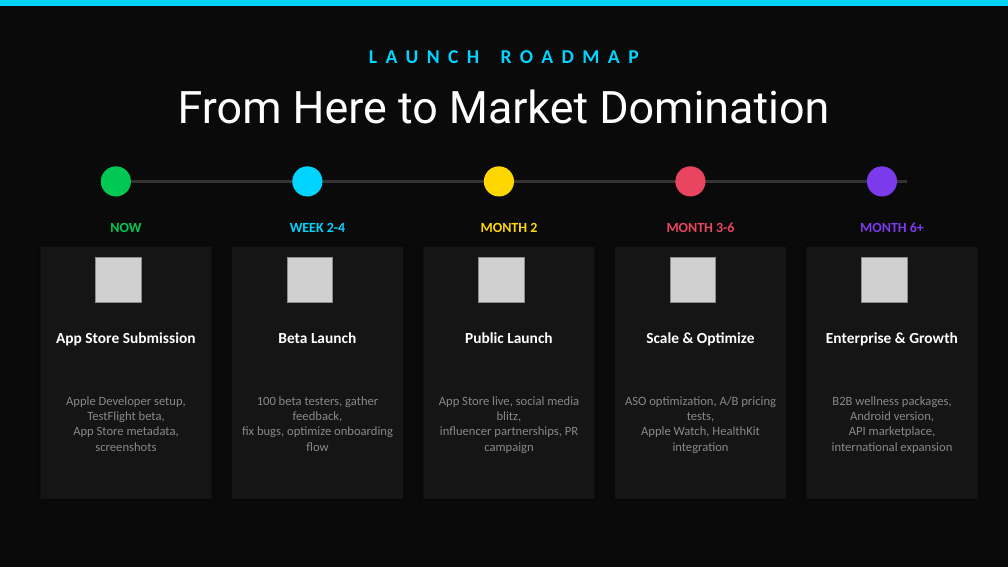
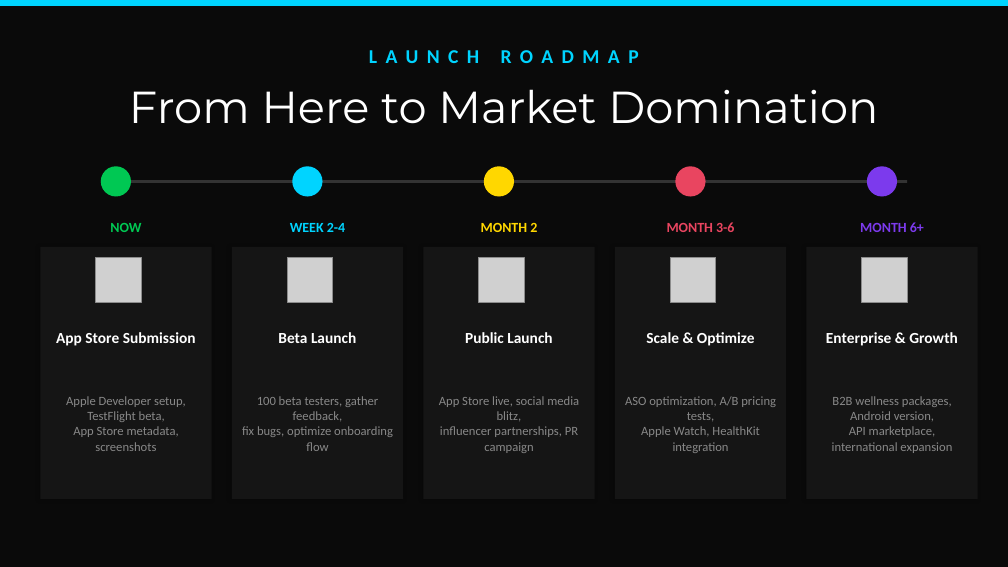
Before and after one commit to michaelperkins07/mj-superstars, a slide deck: slide 11 of Top_Performer_Executive_Pitch.pptx. Drawn at 1008x567 pixels with LibreOffice and Linux fonts; fonts in the diff are those of the drawing; grey boxes stand for pictures. Boxes give left, top, right and bottom in pixels: in the first picture for what was removed or moved away, otherwise in the second. Text is boxed around its words. In the diff, an @@ line names an element or a change of style, - is before the commit and + after.

```diff
--- a/Top_Performer_Executive_Pitch.pptx
+++ b/Top_Performer_Executive_Pitch.pptx
@@ text "From Here to Market Domination" at (129,89,878,124): font Roboto to Montserrat @@
```
Also in this commit, not shown: 12 other slides changed, 1 other file.
